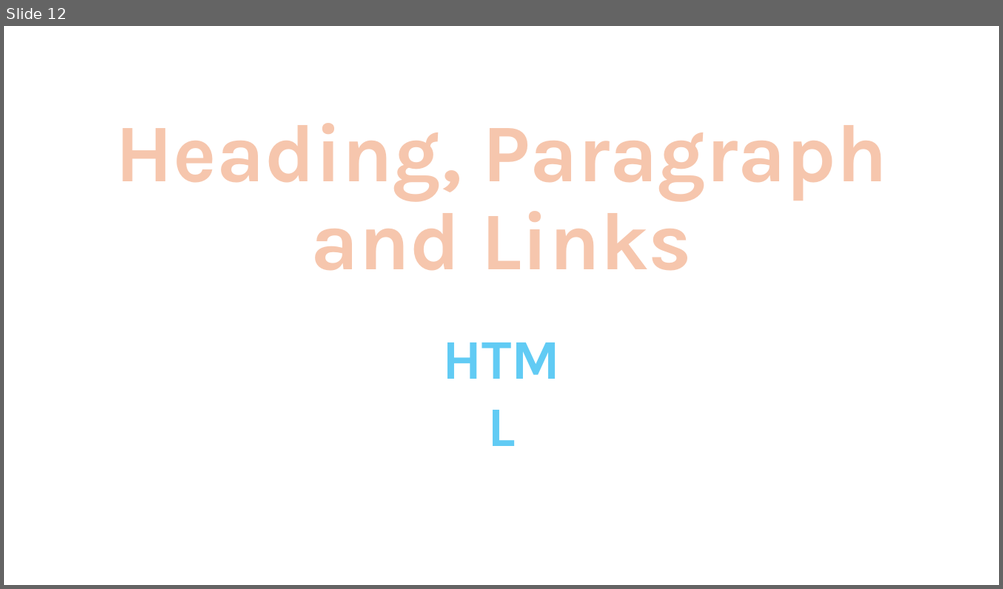
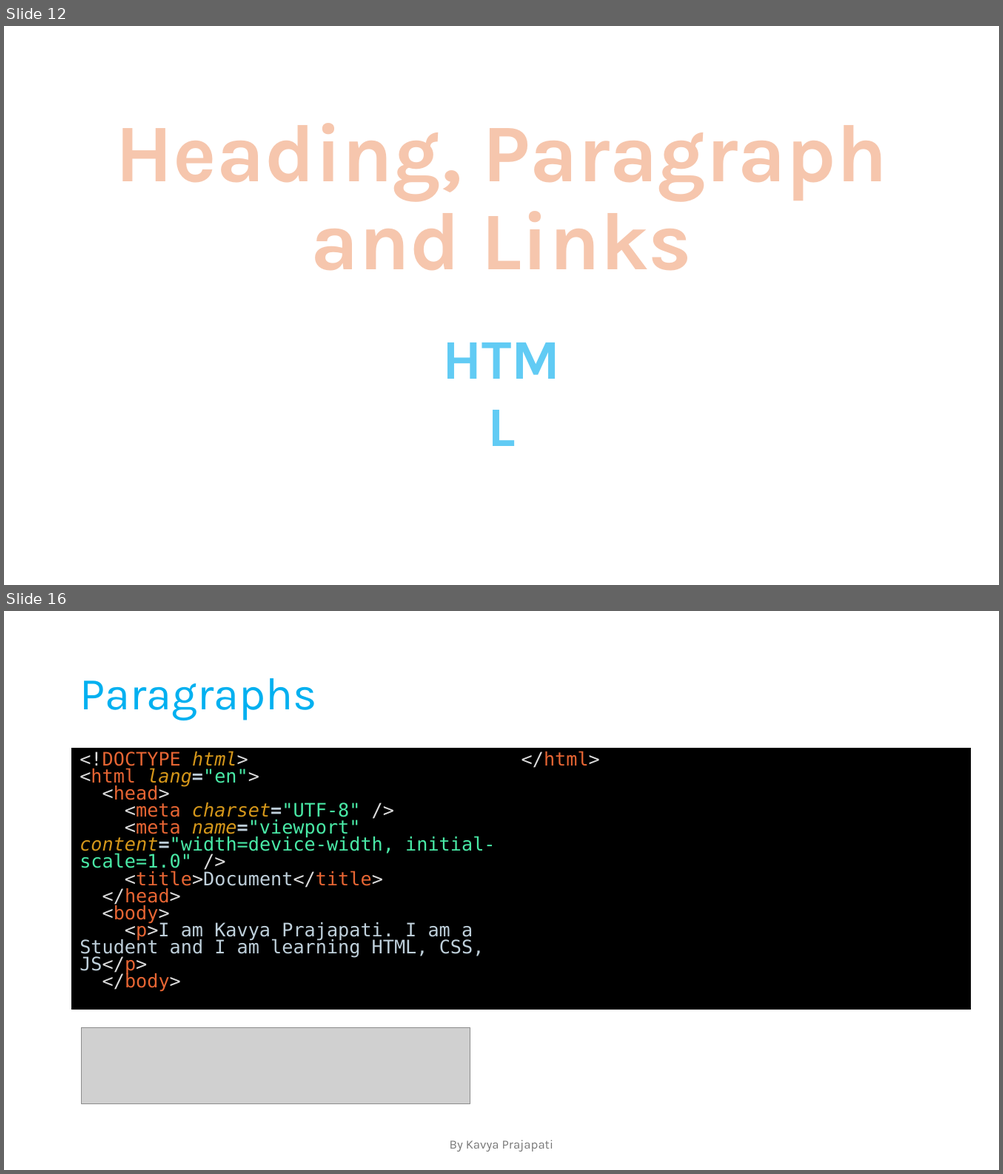
Before and after one commit to prajapati-satyam/Web-Development, a slide deck: Notes.pptx. Shown one above the other, each under a label of ours: slide 12 before the commit, slides 12 and 16 after it; the slides between them are not shown. The pictures are 1003x589 and 1003x1174 pixels, drawn with LibreOffice and Linux fonts; fonts in the diff are those of the drawing; grey boxes stand for pictures. Boxes give left, top, right and bottom in pixels: in the first picture for what was removed or moved away, otherwise in the second. Text is boxed around its words. In the diff, an @@ line names an element or a change of style, - is before the commit and + after.

```diff
--- a/Notes.pptx
+++ b/Notes.pptx
@@ slide 16 added at box(4, 611, 999, 1170), background #FFFFFF @@
@@ title added at box(79, 678, 316, 721), 44 pt, text #00B0F0 @@
+Paragraphs
@@ rectangle added at box(73, 749, 970, 1009), fill #000000, outline #000000 1.5 pt, 18 pt, text #BECFDA @@
+<!DOCTYPE html>
+<html lang="en">
+<head>
+<meta charset="UTF-8" />
+<meta name="viewport" content="width=device-width, initial-scale=1.0" />
+<title>Document</title>
+</head>
+<body>
+<p>I am Kavya Prajapati. I am a Student and I am learning HTML, CSS, JS</p>
+</body>
+</html>
@@ picture added at box(82, 1028, 470, 1104) @@
@@ text added at box(449, 1140, 553, 1152), 12 pt, text #797979 @@
+By Kavya Prajapati
```
Also in this commit, not shown: 14 other slides added.
